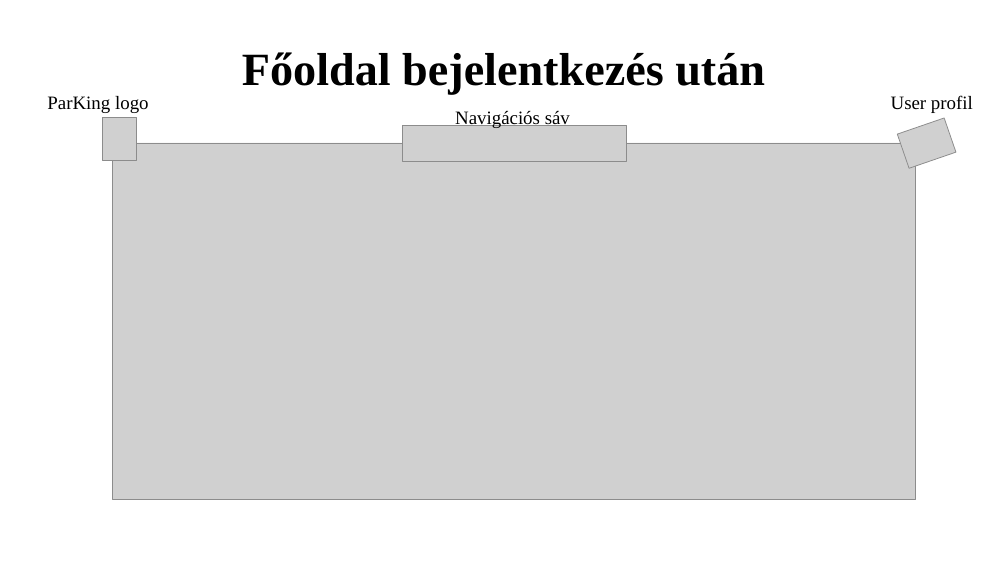
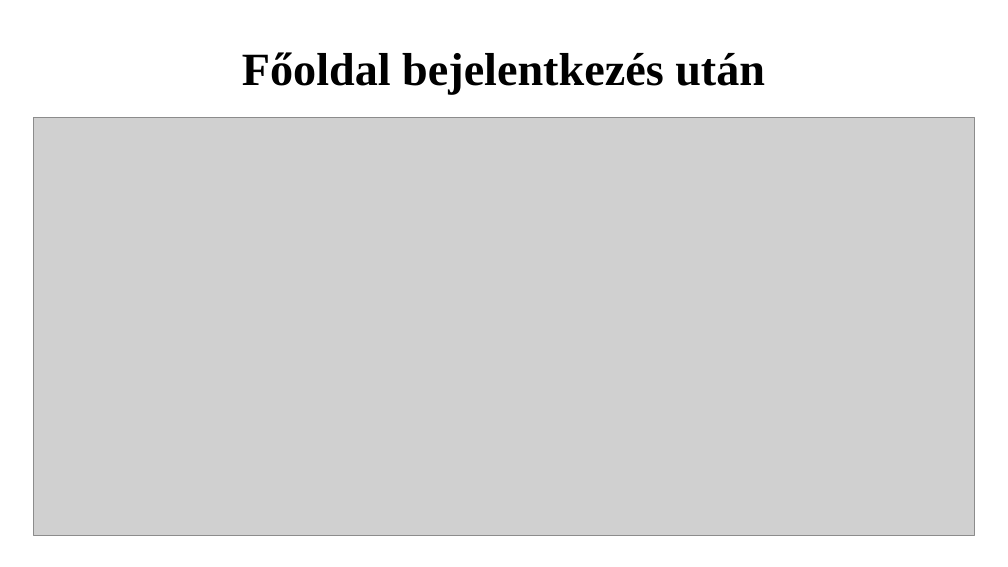
Before and after one commit to K0RN3L07/ParKing, a slide deck: slide 14 of Dokumentumok/ParKing-prezentacio.pptx (slide 13 before the commit). Drawn at 1008x567 pixels with LibreOffice and Linux fonts; fonts in the diff are those of the drawing; grey boxes stand for pictures. Boxes give left, top, right and bottom in pixels: in the first picture for what was removed or moved away, otherwise in the second. Text is boxed around its words. In the diff, an @@ line names an element or a change of style, - is before the commit and + after.

```diff
--- a/Dokumentumok/ParKing-prezentacio.pptx
+++ b/Dokumentumok/ParKing-prezentacio.pptx
@@ picture: place and size @@
-picture at box(113, 143, 916, 499)
+picture at box(33, 117, 975, 535)
@@ text removed at box(47, 96, 149, 113) @@
-ParKing logo
@@ picture removed at box(103, 117, 137, 160) @@
@@ text removed at box(455, 111, 570, 128) @@
-Navigációs sáv
@@ text removed at box(891, 95, 973, 113) @@
-User profil
@@ picture removed at box(898, 118, 957, 168) @@
@@ picture removed at box(403, 125, 627, 161) @@
```
Also in this commit, not shown: 4 other slides changed, 6 slides added, 5 slides removed.
